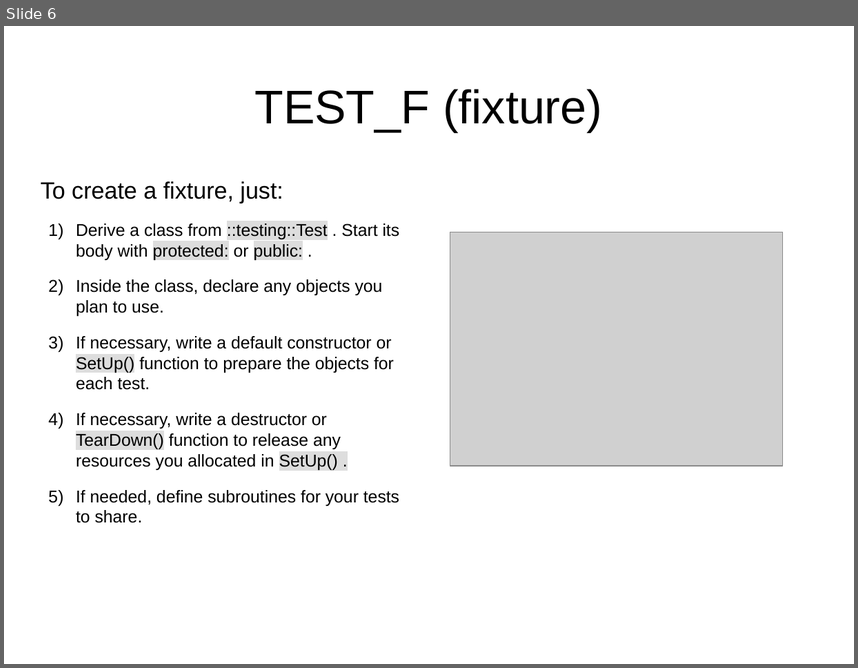
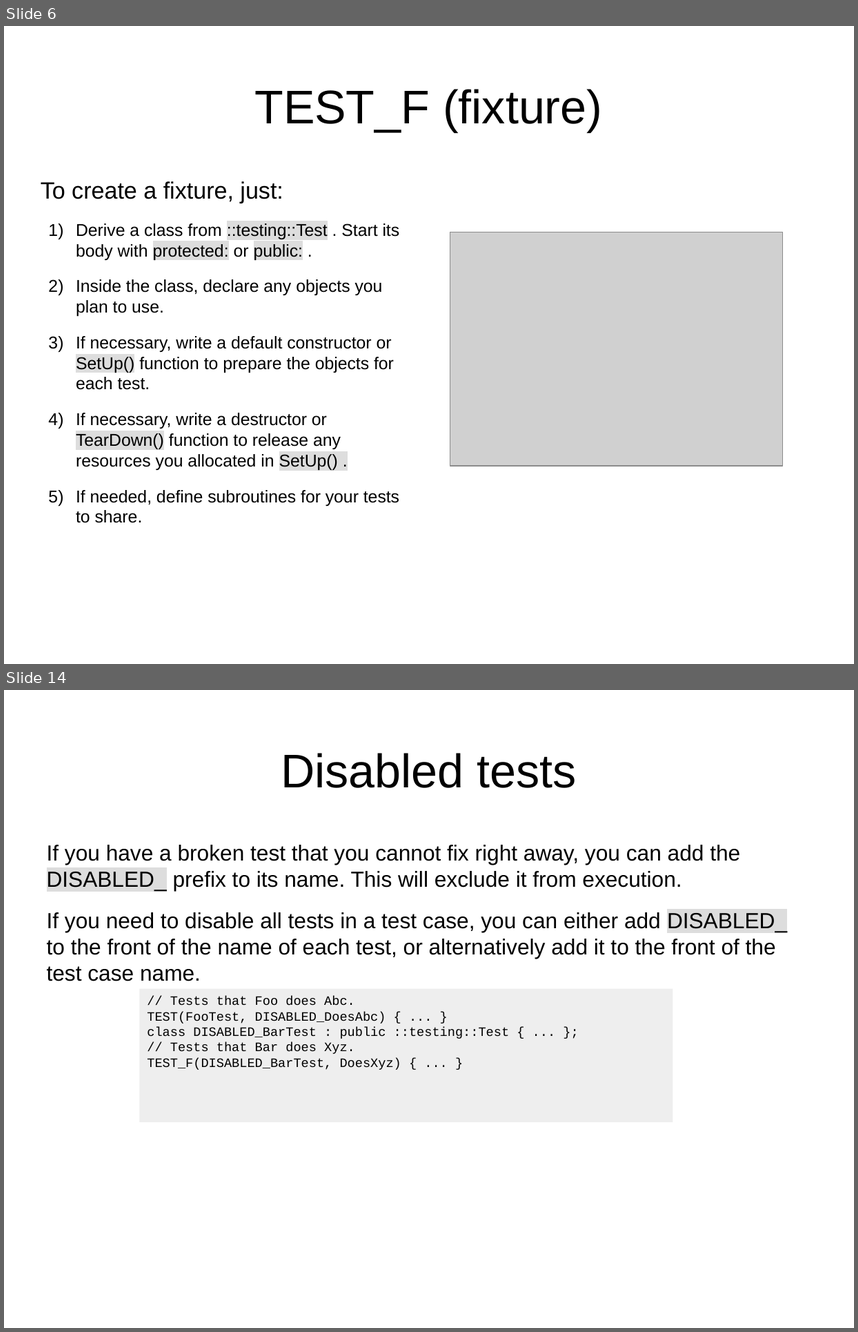
Before and after one commit to fmallaba/gtest-tutorial, a slide deck: GTest.odp. Shown one above the other, each under a label of ours: slide 6 before the commit, slides 6 and 14 after it; the slides between them are not shown. The pictures are 858x668 and 858x1332 pixels, drawn with LibreOffice and Linux fonts; fonts in the diff are those of the drawing; grey boxes stand for pictures. Boxes give left, top, right and bottom in pixels: in the first picture for what was removed or moved away, otherwise in the second. Text is boxed around its words. In the diff, an @@ line names an element or a change of style, - is before the commit and + after.

```diff
--- a/GTest.odp
+++ b/GTest.odp
@@ slide 14 added at [4, 690, 854, 1328], background #FFFFFF @@
@@ title added at [281, 753, 577, 788], 44 pt, text #000000 @@
+Disabled tests
@@ text added at [47, 845, 787, 958], 20.4 pt, text #000000 @@
+If you have a broken test that you cannot fix right away, you can add the DISABLED_ prefix to its name. This will exclude it from execution.
+If you need to disable all tests in a test case, you can either add DISABLED_ to the front of the name of each test, or alternatively add it to the front of the test case name.
@@ rectangle added at [140, 989, 673, 1122], fill #EEEEEE, 12 pt, text #000000 @@
+// Tests that Foo does Abc.
+TEST(FooTest, DISABLED_DoesAbc) { ... }
+class DISABLED_BarTest : public ::testing::Test { ... };
+// Tests that Bar does Xyz.
+TEST_F(DISABLED_BarTest, DoesXyz) { ... }
```
Also in this commit, not shown: 1 slide changed, 8 other slides added, 6 other files.
